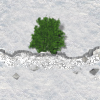
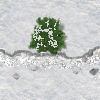
Revision of a layered 100px x 100px image; what changed, layer by layer:
painted on "Fels" over [33, 20, 60, 50]
